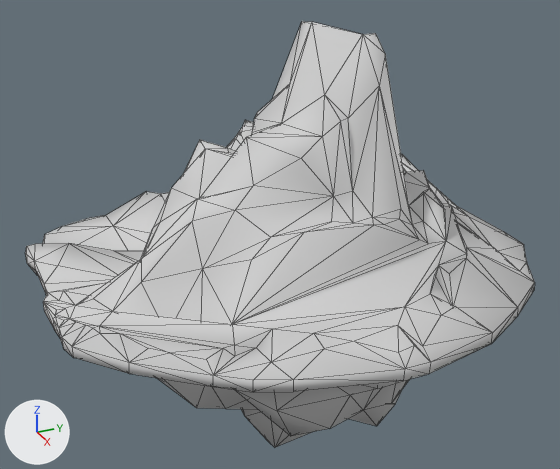
An edit to the glTF model findsheep/mod/island.gltf, drawn before and after from the same camera.
Rendered twice from a 50 mm camera at (2.5, -1.13, 1.4) aimed at (-0.14, 0.06, 0.08). The lights are fixed; the arrows at lower left show +X, +Y and +Z. Mesh edges are drawn as thin lines. Where no turn or scale is listed for an object, it has been applied to the vertices. Vertices at the same position are counted once.

Names of what the first picture shows: '路基'.
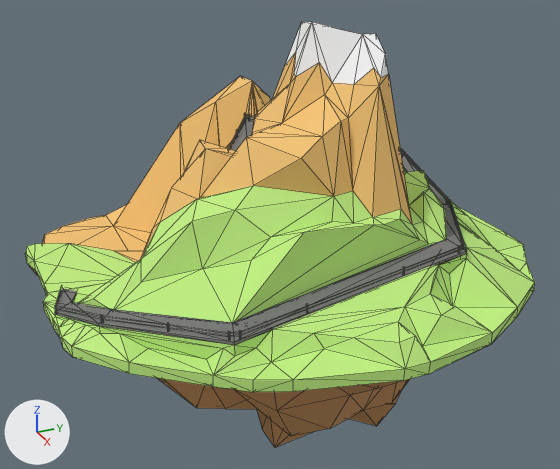
The newer file is also rescaled (x3.64) as a whole; pictures and numbers use the older file's frame.

Pixel boxes [x1, y1, x2, y2] of what changed, in the pictures (560 x 469 px):
part 1 of me_路基, built on
    before: [106, 154, 468, 375]
    after: [55, 21, 467, 369]
part 2 of me_路基, deleted
    before: [241, 409, 275, 447]
part 3 of me_路基, recoloured
    both: [30, 266, 410, 447]
part 4 of me_路基, recoloured (grey to orange)
    both: [42, 84, 412, 262]
part 5 of me_路基, recoloured
    both: [363, 33, 385, 53]
part 6 of me_路基, recoloured (grey to green)
    both: [25, 170, 535, 392]

What the commit changed:
Material 'island_1.001' (mat_island_1_001) is new.
Its base color is (0.57, 0.296, 0.114) (orange #c7945f).
Its roughness is 1.0.
Material 'road.001' (mat_road_001) is new.
Its base color is (0.2, 0.2, 0.2) (grey #7c7c7c).
Its roughness is 1.0.
Material 'grass.001' (mat_grass_001) is new.
Its base color is (0.537, 0.87, 0.226) (green #c2f083).
Its roughness is 1.0.
Material 'snow.001' (mat_snow_001) is new.
Its base color is (0.98, 0.98, 0.98) (white #fdfdfd).
Its roughness is 1.0.
Material 'bar' (mat_bar) is new.
Its base color is (0.42, 0.42, 0.42) (grey #adadad).
Its roughness is 1.0.
Material 'island.001' (mat_island_001) is new.
Its base color is (0.9, 0.552, 0.18) (orange #f3c476).
Its roughness is 1.0.
me_路基 is used by ob_路基; location (0.0, 0.0, 0.0).
me_路基 had 469 vertices, 938 faces and spanned x -1.06..0.84, y -0.91..1.06, z -0.87..0.96.
me_路基 now has 701 vertices, 1200 faces and spans x -1.06..0.84, y -0.91..1.06, z -0.86..0.96.
me_路基 part 1: 12 vertices moved from x -0.98..0.78, y -0.47..0.6, z -0.14..0.54 to x -1.05..0.78, y -0.47..0.6, z -0.14..0.63; 23 vertices removed from x -0.98..0.51, y -0.65..0.69, z -0.02..0.57; 258 vertices added at x -1.06..0.58, y -0.88..0.7, z -0.02..0.83.
me_路基 part 2: 2 vertices removed from x -0.05..-0.03, y -0.16..-0.04, z -0.87..-0.68.
me_路基 part 3: 257 faces spanning x -1.06..0.84, y -0.91..1.06, z -0.86..0.01 switch from mat_材质_2 (light grey #d1d1d1) to mat_island_1_001 (orange #c7945f).
me_路基 part 4: 199 faces spanning x -1.06..0.43, y -0.91..0.66, z -0.15..0.78 switch from mat_材质_2 (light grey #d1d1d1) to mat_island_001 (orange #f3c476).
me_路基 part 5: 4 faces spanning x -0.13..0.26, y 0.08..0.27, z 0.87..0.96 switch from mat_材质_2 (light grey #d1d1d1) to mat_snow_001 (white #fdfdfd).
me_路基 part 6: 296 faces spanning x -0.82..0.84, y -0.91..1.06, z -0.06..0.47 switch from mat_材质_2 (light grey #d1d1d1) to mat_grass_001 (green #c2f083).
me_路基 part 7: the surface is now shaded flat.
me_路基 now uses material mat_bar (grey #adadad).
me_路基 now uses material mat_road_001 (grey #7c7c7c).
